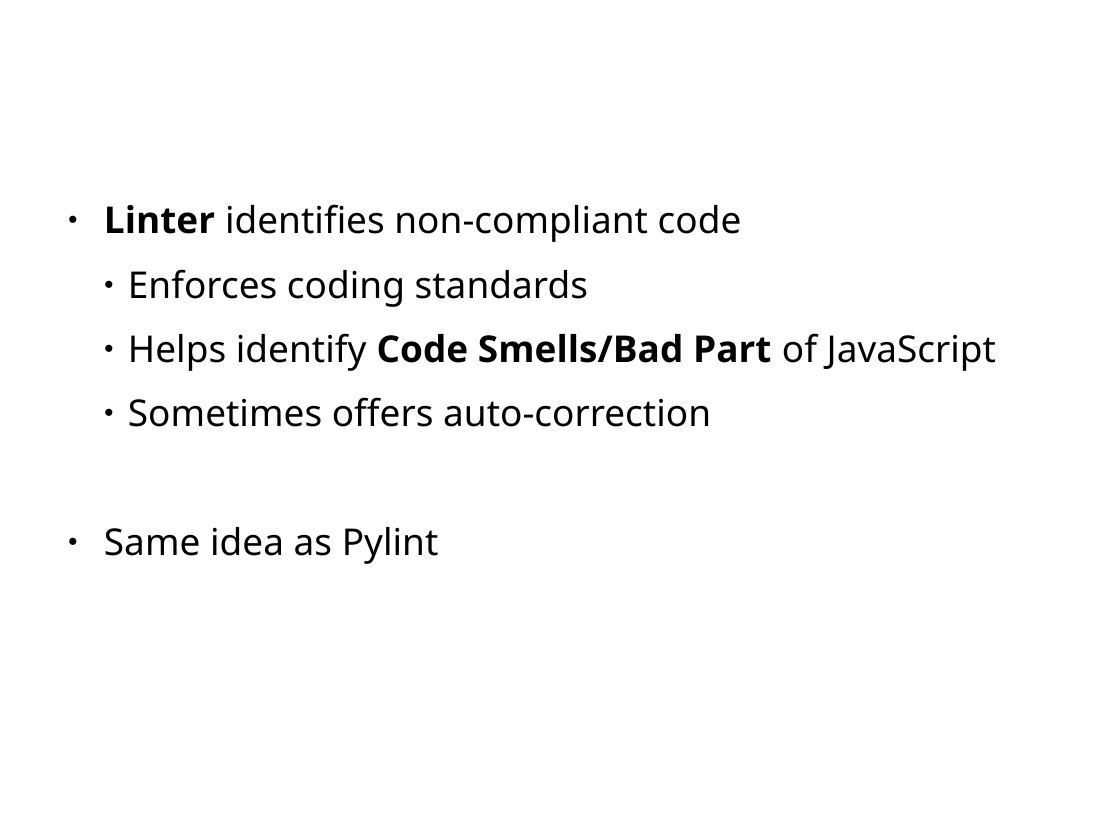
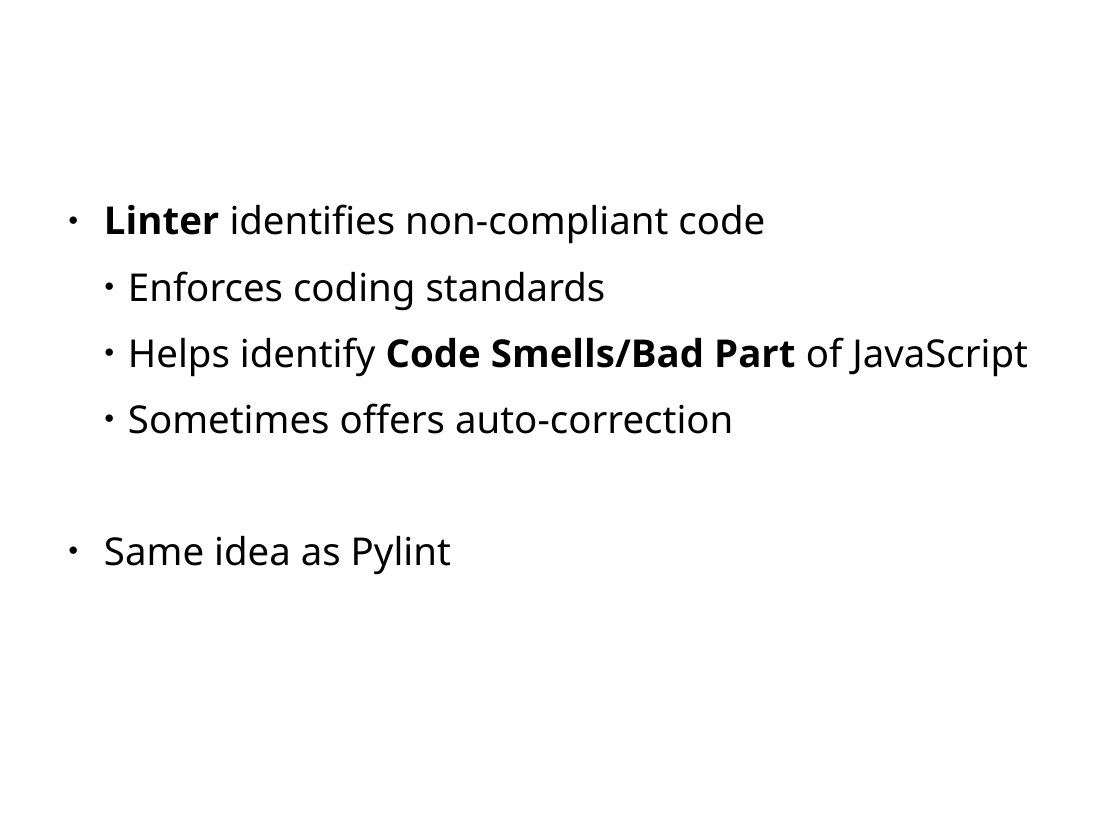
Before and after one commit to zoldello/eslint-for-beginners, a slide deck: slide 4 of eslint-talk.pptx. Drawn at 1120x840 pixels with LibreOffice and Linux fonts; fonts in the diff are those of the drawing; background and template pictures are left out. Boxes give left, top, right and bottom in pixels: in the first picture for what was removed or moved away, otherwise in the second. Text is boxed around its words. In the diff, an @@ line names an element or a change of style, - is before the commit and + after.

```diff
--- a/eslint-talk.pptx
+++ b/eslint-talk.pptx
@@ text "Linter identifies non-compliant code" at (104,204,1028,575): size 26.2 to 27.2 pt @@
```
Also in this commit, not shown: 6 other slides changed.
